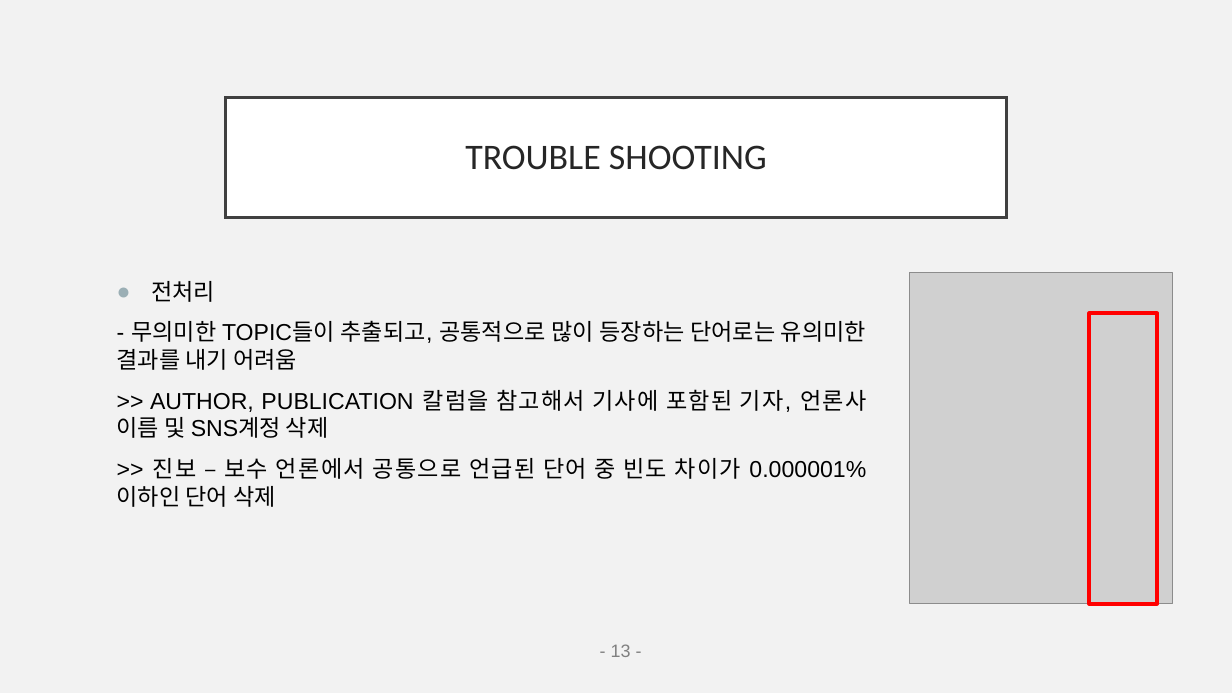
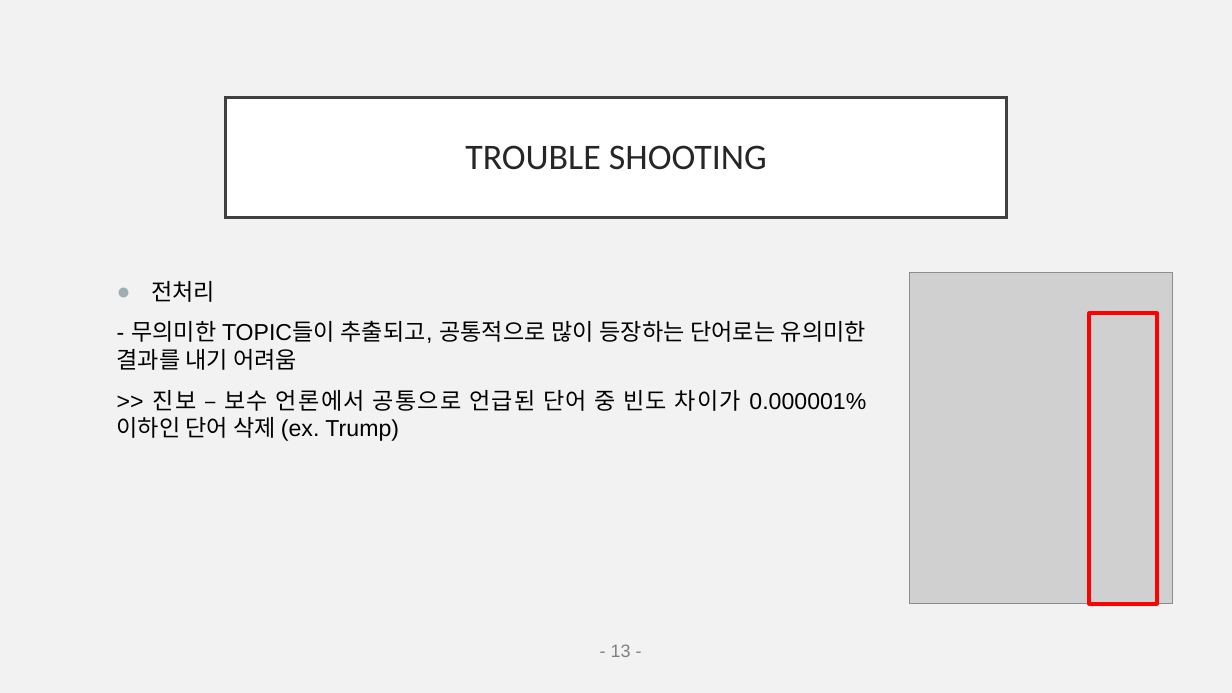
Before and after one commit to EJLEE5826/American_News_Topic_Modeling-using_LDA, a slide deck: slide 13 of final_pptNLP.pptx. Drawn at 1232x693 pixels with LibreOffice and Linux fonts; fonts in the diff are those of the drawing; grey boxes stand for pictures. Boxes give left, top, right and bottom in pixels: in the first picture for what was removed or moved away, otherwise in the second. Text is boxed around its words. In the diff, an @@ line names an element or a change of style, - is before the commit and + after.

```diff
--- a/final_pptNLP.pptx
+++ b/final_pptNLP.pptx
@@ text at (117,390,866,441): text changed @@
->> AUTHOR, PUBLICATION 칼럼을 참고해서 기사에 포함된 기자, 언론사 이름 및 SNS계정 삭제
->> 진보 – 보수 언론에서 공통으로 언급된 단어 중 빈도 차이가 0.000001% 이하인 단어 삭제
+>> 진보 – 보수 언론에서 공통으로 언급된 단어 중 빈도 차이가 0.000001% 이하인 단어 삭제 (ex. Trump)
```
Also in this commit, not shown: 6 other slides changed, 1 slide added.
